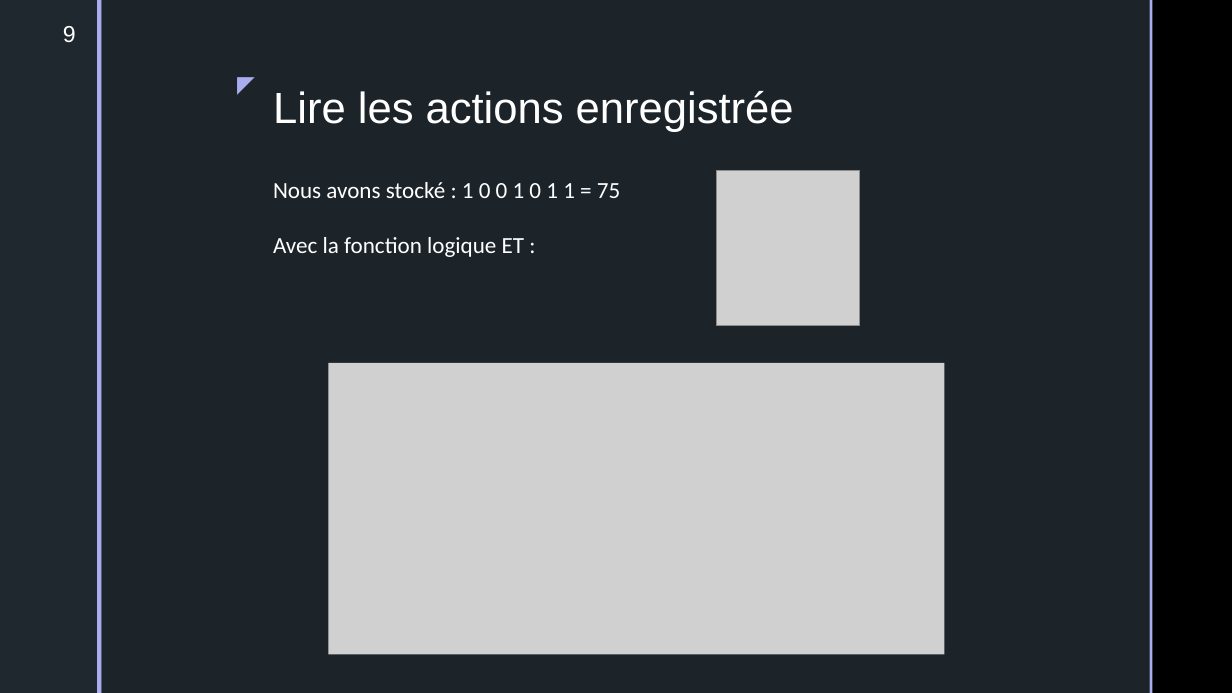
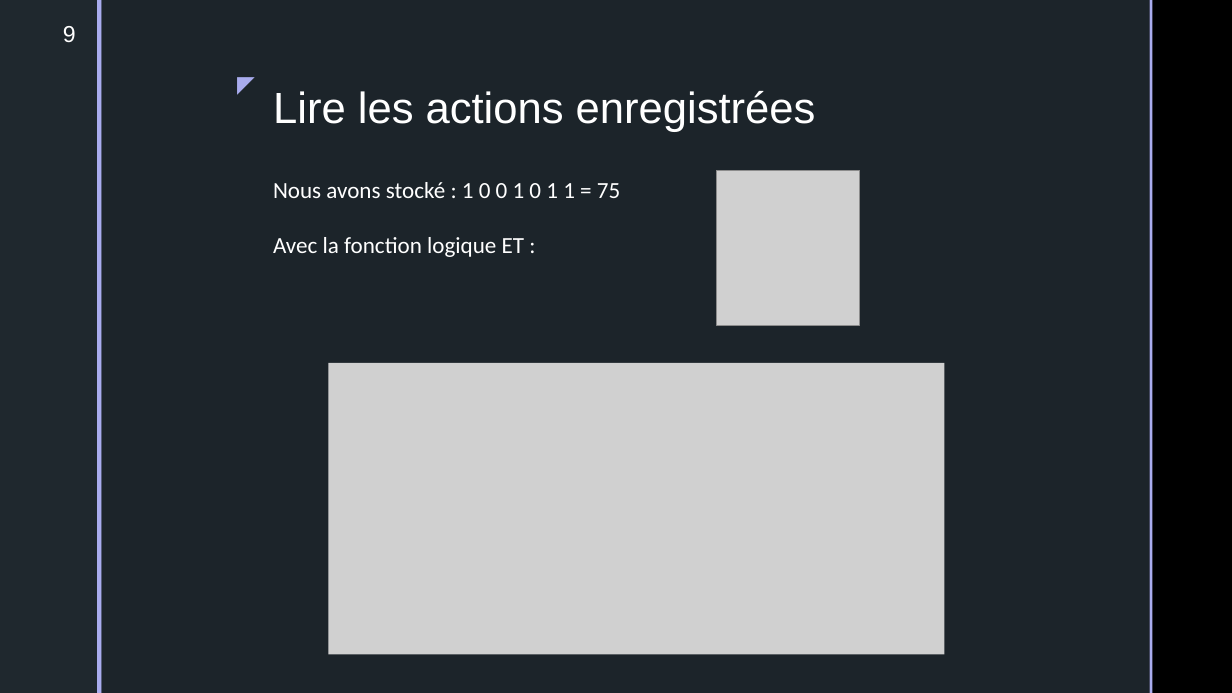
Before and after one commit to X13-A/Evalbot, a slide deck: slide 9 of Projet kit Evalbot.pptx. Drawn at 1232x693 pixels with LibreOffice and Linux fonts; fonts in the diff are those of the drawing; grey boxes stand for pictures; background and template pictures are left out. Boxes give left, top, right and bottom in pixels: in the first picture for what was removed or moved away, otherwise in the second. Text is boxed around its words. In the diff, an @@ line names an element or a change of style, - is before the commit and + after.

```diff
--- a/Projet kit Evalbot.pptx
+++ b/Projet kit Evalbot.pptx
@@ title at bbox=[273, 91, 816, 132]: text changed @@
-Lire les actions enregistrée
+Lire les actions enregistrées
```
Also in this commit, not shown: 1 other slide changed, 16 other files.
